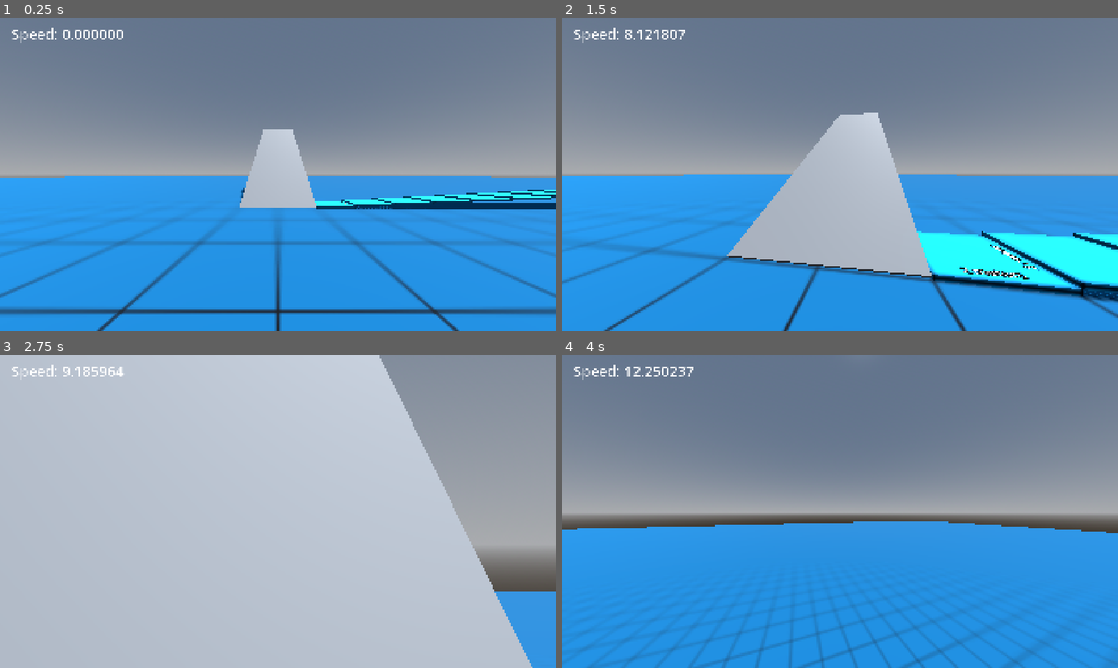
Above: before the commit, frames 1-4 (two rows, left to right).
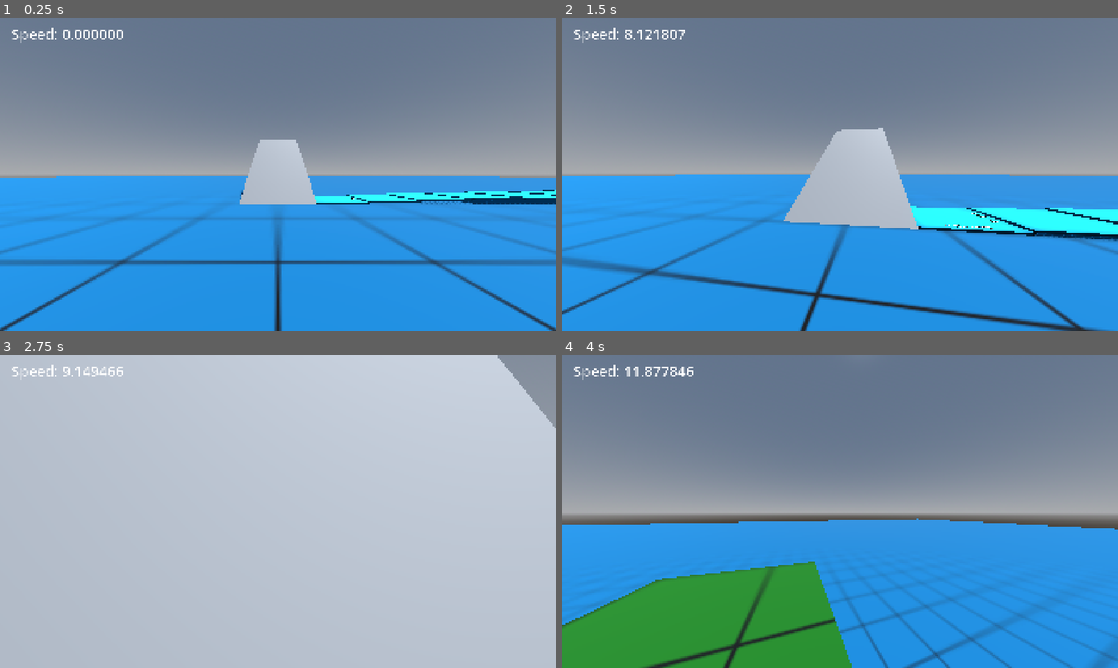
Above: after the commit, the same moments.

Repository: BilgiPasa/3d-first-person-movement-3
Game: Godot game, scene res://Scenes/main_scene.tscn
The game is run twice, just before and just after one commit, with the same random seed, the same clock (stepped at 60 frames per second) and the same inputs.
Inputs (mouse positions are in pixels of both pictures, inside the frame that each line leads up to):
- Up to frame 1 (0.25 s): no input
- Up to frame 2 (1.5 s): tap Enter at 0.5 s; move the mouse to (867, 174) at 0.52 s; hold Shift (crouch) 0.53-1.28 s; hold W (move_forward) from 0.53 s (still down); tap Space (jump) at 0.77, 0.8, 1.07, 1.35 s; move the mouse to (812, 174) at 1.27 s
- Up to frame 3 (2.75 s): keep holding W (move_forward); tap Space (jump) at 1.52, 1.82, 2.3 s; tap Shift (crouch) at 1.55 s; move the mouse to (289, 505) at 2.02 s; hold C (camera_zoom) from 2.03 s (still down)
- Up to frame 4 (4 s): keep holding W (move_forward); move the mouse to (834, 517) at 2.77 s; release C (camera_zoom) at 2.78 s; tap Shift (crouch) at 2.85 s; tap Space (jump) at 3.02, 3.32, 3.77, 3.8 s; move the mouse to (878, 514) at 3.52 s; hold R (run) from 3.53 s (still down)

The runs differ from the first frame. In frame 1, 9.3% of the frame differs, in the area x 0-100%, y 35-100%; in frame 2, 20%, in the area x 0-100%, y 30-100%; in frame 3, 17%; in frame 4, 16%.

Commit message:
Update SmallPlatform, MediumPlatform, LargePlatform, Environment and PlayerAndCamera scenes. Update Player and MainScene scripts. Update to version 0.8.3

Diff:
--- a/Scenes/EnvironmentScenes/environment.tscn
+++ b/Scenes/EnvironmentScenes/environment.tscn
@@ -8,45 +8,45 @@
 
 [sub_resource type="StandardMaterial3D" id="StandardMaterial3D_wkhpl"]
 albedo_texture = ExtResource("1_g5ire")
-uv1_scale = Vector3(0.5, 0.5, 0.5)
+uv1_scale = Vector3(0.25, 0.25, 0.25)
 uv1_triplanar = true
 
 [sub_resource type="BoxMesh" id="BoxMesh_r07tb"]
 material = SubResource("StandardMaterial3D_wkhpl")
-size = Vector3(300, 0.1, 300)
+size = Vector3(400, 0.1, 400)
 
 [sub_resource type="BoxShape3D" id="BoxShape3D_5s483"]
-size = Vector3(300, 0.1, 300)
+size = Vector3(400, 0.1, 400)
 
 [sub_resource type="BoxMesh" id="BoxMesh_icmdk"]
-size = Vector3(4, 0.1, 16)
+size = Vector3(6, 0.1, 16)
 
 [sub_resource type="BoxShape3D" id="BoxShape3D_7lsjx"]
-size = Vector3(4, 0.1, 16)
+size = Vector3(6, 0.1, 16)
 
 [sub_resource type="BoxMesh" id="BoxMesh_wkhpl"]
-size = Vector3(17.5, 0.1, 4)
+size = Vector3(17.5, 0.1, 6)
 
 [sub_resource type="BoxShape3D" id="BoxShape3D_icmdk"]
-size = Vector3(17.5, 0.1, 4)
+size = Vector3(17.5, 0.1, 6)
 
 [sub_resource type="BoxMesh" id="BoxMesh_7lsjx"]
-size = Vector3(21.25, 0.1, 4)
+size = Vector3(21.25, 0.1, 6)
 
 [sub_resource type="BoxShape3D" id="BoxShape3D_wkhpl"]
-size = Vector3(21.25, 0.1, 4)
+size = Vector3(21.25, 0.1, 6)
 
 [sub_resource type="BoxMesh" id="BoxMesh_5s483"]
-size = Vector3(30, 0.1, 4)
+size = Vector3(30, 0.1, 6)
 
 [sub_resource type="BoxShape3D" id="BoxShape3D_r07tb"]
-size = Vector3(30, 0.1, 4)
+size = Vector3(30, 0.1, 6)
 
 [sub_resource type="BoxMesh" id="BoxMesh_8gss0"]
-size = Vector3(58, 0.1, 4)
+size = Vector3(58, 0.1, 6)
 
 [sub_resource type="BoxShape3D" id="BoxShape3D_nic6v"]
-size = Vector3(58, 0.1, 4)
+size = Vector3(58, 0.1, 6)
 
 [node name="Environment" type="Node3D" unique_id=2118310843]
 
@@ -61,7 +61,7 @@
 shape = SubResource("BoxShape3D_5s483")
 
 [node name="Ramp1" type="StaticBody3D" parent="." unique_id=272420716]
-transform = Transform3D(1, 0, 0, 0, 0.8660254, -0.5, 0, 0.5, 0.8660254, 0, 4, -15)
+transform = Transform3D(1, 0, 0, 0, 0.8660254, -0.5, 0, 0.5, 0.8660254, 0, 3.955, -18.975)
 physics_material_override = ExtResource("1_r42gm")
 
 [node name="MeshInstance3D" type="MeshInstance3D" parent="Ramp1" unique_id=747312510]
@@ -71,7 +71,7 @@
 shape = SubResource("BoxShape3D_7lsjx")
 
 [node name="Ramp1MediumPlatf" parent="." unique_id=697687387 instance=ExtResource("3_0neh7")]
-transform = Transform3D(1, 0, 0, 0, 1, 0, 0, 0, 1, 0, 7.995, -23.904999)
+transform = Transform3D(1, 0, 0, 0, 1, 0, 0, 0, 1, 0, 7.945, -28.88)
 
 [node name="60DegreeRamp" type="StaticBody3D" parent="." unique_id=612098239]
 transform = Transform3D(0.49999997, 0.86602545, 0, -0.86602545, 0.49999997, 0, 0, 0, 1, -53.67, 7.395, 10)
@@ -84,7 +84,7 @@
 shape = SubResource("BoxShape3D_icmdk")
 
 [node name="60DegRampLargePlatf" parent="." unique_id=1681733004 instance=ExtResource("4_ihb6g")]
-transform = Transform3D(1, 0, 0, 0, 1, 0, 0, 0, 1, -61, 14.95, 10)
+transform = Transform3D(1, 0, 0, 0, 1, 0, 0, 0, 1, -62, 14.95, 10)
 
 [node name="45DegreeRamp" type="StaticBody3D" parent="." unique_id=1071888534]
 transform = Transform3D(0.70710677, 0.70710677, 0, -0.70710677, 0.70710677, 0, 0, 0, 1, -50.525, 7.455, 35)
@@ -97,7 +97,7 @@
 shape = SubResource("BoxShape3D_wkhpl")
 
 [node name="45DegRampLargePlatf" parent="." unique_id=67593851 instance=ExtResource("4_ihb6g")]
-transform = Transform3D(1, 0, 0, 0, 1, 0, 0, 0, 1, -61, 14.95, 35)
+transform = Transform3D(1, 0, 0, 0, 1, 0, 0, 0, 1, -62, 14.95, 35)
 
 [node name="30DegreeRamp" type="StaticBody3D" parent="." unique_id=1147850264]
 transform = Transform3D(0.8660254, 0.5, 0, -0.5, 0.8660254, 0, 0, 0, 1, -45.035, 7.46, 60)
@@ -110,7 +110,7 @@
 shape = SubResource("BoxShape3D_r07tb")
 
 [node name="30DegRampLargePlatf" parent="." unique_id=1392086093 instance=ExtResource("4_ihb6g")]
-transform = Transform3D(1, 0, 0, 0, 1, 0, 0, 0, 1, -61, 14.95, 60)
+transform = Transform3D(1, 0, 0, 0, 1, 0, 0, 0, 1, -62, 14.95, 60)
 
 [node name="15DegreeRamp" type="StaticBody3D" parent="." unique_id=555822390]
 transform = Transform3D(0.9659258, 0.25881904, 0, -0.25881904, 0.9659258, 0, 0, 0, 1, -30, 7.445, 85)
@@ -125,121 +125,124 @@
 shape = SubResource("BoxShape3D_nic6v")
 
 [node name="15DegRampLargePlatf" parent="." unique_id=1858488330 instance=ExtResource("4_ihb6g")]
-transform = Transform3D(1, 0, 0, 0, 1, 0, 0, 0, 1, -61, 14.95, 85)
+transform = Transform3D(1, 0, 0, 0, 1, 0, 0, 0, 1, -62, 14.95, 85)
 
 [node name="AscendingSmallPlatforms" type="Node3D" parent="." unique_id=566787657]
-transform = Transform3D(1, 0, 0, 0, 1, 0, 0, 0, 1, 3, 0.05, -9)
-
-[node name="2MetersLabel" type="Label3D" parent="AscendingSmallPlatforms" unique_id=1902614645]
-transform = Transform3D(1, 0, 0, 0, -4.371139e-08, 1, 0, -1, -4.371139e-08, 0, 0.055, 0.775)
-text = "2 meters"
-font_size = 44
-
-[node name="2MetersLabel2" type="Label3D" parent="AscendingSmallPlatforms" unique_id=652251630]
-transform = Transform3D(-4.371139e-08, -1, 0, -4.371139e-08, 1.9106855e-15, 1, -1, 4.371139e-08, -4.371139e-08, 0.775, 0.055, 0.1)
-text = "2 meters"
-font_size = 44
+transform = Transform3D(1, 0, 0, 0, 1, 0, 0, 0, 1, 5, 0.05, -14)
+
+[node name="4MetersLabel" type="Label3D" parent="AscendingSmallPlatforms" unique_id=1902614645]
+transform = Transform3D(1, 0, 0, 0, -4.371139e-08, 1, 0, -1, -4.371139e-08, 0, 0.055, 1.6)
+text = "4 meters"
+font_size = 80
+
+[node name="4MetersLabel2" type="Label3D" parent="AscendingSmallPlatforms" unique_id=652251630]
+transform = Transform3D(-4.371139e-08, -1, 0, -4.371139e-08, 1.9106855e-15, 1, -1, 4.371139e-08, -4.371139e-08, 1.6, 0.055, 0.1)
+text = "4 meters"
+font_size = 80
 
 [node name="SmallPlatform" parent="AscendingSmallPlatforms" unique_id=109542825 instance=ExtResource("3_hdpwj")]
 
 [node name="SmallPlatform2" parent="AscendingSmallPlatforms" unique_id=1676548861 instance=ExtResource("3_hdpwj")]
-transform = Transform3D(1, 0, 0, 0, 1, 0, 0, 0, 1, 2, 0.1, 0)
+transform = Transform3D(1, 0, 0, 0, 1, 0, 0, 0, 1, 4, 0.1, 0)
 
 [node name="SmallPlatform3" parent="AscendingSmallPlatforms" unique_id=1124474131 instance=ExtResource("3_hdpwj")]
-transform = Transform3D(1, 0, 0, 0, 1, 0, 0, 0, 1, 4, 0.2, 0)
+transform = Transform3D(1, 0, 0, 0, 1, 0, 0, 0, 1, 8, 0.2, 0)
 
 [node name="SmallPlatform4" parent="AscendingSmallPlatforms" unique_id=2097360291 instance=ExtResource("3_hdpwj")]
-transform = Transform3D(1, 0, 0, 0, 1, 0, 0, 0, 1, 6, 0.3, 0)
+transform = Transform3D(1, 0, 0, 0, 1, 0, 0, 0, 1, 12, 0.3, 0)
 
 [node name="SmallPlatform5" parent="AscendingSmallPlatforms" unique_id=1166683896 instance=ExtResource("3_hdpwj")]
-transform = Transform3D(1, 0, 0, 0, 1, 0, 0, 0, 1, 8, 0.4, 0)
+transform = Transform3D(1, 0, 0, 0, 1, 0, 0, 0, 1, 16, 0.4, 0)
 
 [node name="SmallPlatform6" parent="AscendingSmallPlatforms" unique_id=605256625 instance=ExtResource("3_hdpwj")]
-transform = Transform3D(1, 0, 0, 0, 1, 0, 0, 0, 1, 10, 0.5, 0)
+transform = Transform3D(1, 0, 0, 0, 1, 0, 0, 0, 1, 20, 0.5, 0)
 
 [node name="SmallPlatform7" parent="AscendingSmallPlatforms" unique_id=736670034 instance=ExtResource("3_hdpwj")]
-transform = Transform3D(1, 0, 0, 0, 1, 0, 0, 0, 1, 12, 0.6, 0)
+transform = Transform3D(1, 0, 0, 0, 1, 0, 0, 0, 1, 24, 0.6, 0)
 
 [node name="SmallPlatform8" parent="AscendingSmallPlatforms" unique_id=1843829175 instance=ExtResource("3_hdpwj")]
-transform = Transform3D(1, 0, 0, 0, 1, 0, 0, 0, 1, 14, 0.7, 0)
+transform = Transform3D(1, 0, 0, 0, 1, 0, 0, 0, 1, 28, 0.7, 0)
 
 [node name="SmallPlatform9" parent="AscendingSmallPlatforms" unique_id=379593047 instance=ExtResource("3_hdpwj")]
-transform = Transform3D(1, 0, 0, 0, 1, 0, 0, 0, 1, 16, 0.8, 0)
+transform = Transform3D(1, 0, 0, 0, 1, 0, 0, 0, 1, 32, 0.8, 0)
 
 [node name="SmallPlatform10" parent="AscendingSmallPlatforms" unique_id=538975180 instance=ExtResource("3_hdpwj")]
-transform = Transform3D(1, 0, 0, 0, 1, 0, 0, 0, 1, 18, 0.9, 0)
+transform = Transform3D(1, 0, 0, 0, 1, 0, 0, 0, 1, 36, 0.9, 0)
 
 [node name="SmallPlatform11" parent="AscendingSmallPlatforms" unique_id=1088133508 instance=ExtResource("3_hdpwj")]
-transform = Transform3D(1, 0, 0, 0, 1, 0, 0, 0, 1, 20, 1, 0)
+transform = Transform3D(1, 0, 0, 0, 1, 0, 0, 0, 1, 40, 1, 0)
 
 [node name="SmallPlatform12" parent="AscendingSmallPlatforms" unique_id=366194665 instance=ExtResource("3_hdpwj")]
-transform = Transform3D(1, 0, 0, 0, 1, 0, 0, 0, 1, 22, 1.1, 0)
+transform = Transform3D(1, 0, 0, 0, 1, 0, 0, 0, 1, 44, 1.1, 0)
 
 [node name="SmallPlatform13" parent="AscendingSmallPlatforms" unique_id=1012911633 instance=ExtResource("3_hdpwj")]
-transform = Transform3D(1, 0, 0, 0, 1, 0, 0, 0, 1, 24, 1.2, 0)
+transform = Transform3D(1, 0, 0, 0, 1, 0, 0, 0, 1, 48, 1.2, 0)
 
 [node name="SmallPlatform14" parent="AscendingSmallPlatforms" unique_id=244918340 instance=ExtResource("3_hdpwj")]
-transform = Transform3D(1, 0, 0, 0, 1, 0, 0, 0, 1, 26, 1.3, 0)
+transform = Transform3D(1, 0, 0, 0, 1, 0, 0, 0, 1, 52, 1.3, 0)
 
 [node name="SmallPlatform15" parent="AscendingSmallPlatforms" unique_id=77186398 instance=ExtResource("3_hdpwj")]
-transform = Transform3D(1, 0, 0, 0, 1, 0, 0, 0, 1, 28, 1.4, 0)
+transform = Transform3D(1, 0, 0, 0, 1, 0, 0, 0, 1, 56, 1.4, 0)
 
 [node name="SmallPlatform16" parent="AscendingSmallPlatforms" unique_id=456762179 instance=ExtResource("3_hdpwj")]
-transform = Transform3D(1, 0, 0, 0, 1, 0, 0, 0, 1, 30, 1.5, 0)
+transform = Transform3D(1, 0, 0, 0, 1, 0, 0, 0, 1, 60, 1.5, 0)
 
 [node name="SmallPlatform17" parent="AscendingSmallPlatforms" unique_id=1095612522 instance=ExtResource("3_hdpwj")]
-transform = Transform3D(1, 0, 0, 0, 1, 0, 0, 0, 1, 32, 1.6, 0)
+transform = Transform3D(1, 0, 0, 0, 1, 0, 0, 0, 1, 64, 1.6, 0)
 
 [node name="SmallPlatform18" parent="AscendingSmallPlatforms" unique_id=1868724448 instance=ExtResource("3_hdpwj")]
-transform = Transform3D(1, 0, 0, 0, 1, 0, 0, 0, 1, 34, 1.7, 0)
+transform = Transform3D(1, 0, 0, 0, 1, 0, 0, 0, 1, 68, 1.7, 0)
 
 [node name="SmallPlatform19" parent="AscendingSmallPlatforms" unique_id=1393824182 instance=ExtResource("3_hdpwj")]
-transform = Transform3D(1, 0, 0, 0, 1, 0, 0, 0, 1, 36, 1.8, 0)
+transform = Transform3D(1, 0, 0, 0, 1, 0, 0, 0, 1, 72, 1.8, 0)
 
 [node name="SmallPlatform20" parent="AscendingSmallPlatforms" unique_id=971617299 instance=ExtResource("3_hdpwj")]
-transform = Transform3D(1, 0, 0, 0, 1, 0, 0, 0, 1, 38, 1.9, 0)
+transform = Transform3D(1, 0, 0, 0, 1, 0, 0, 0, 1, 76, 1.9, 0)
 
 [node name="SmallPlatform21" parent="AscendingSmallPlatforms" unique_id=1101004471 instance=ExtResource("3_hdpwj")]
-transform = Transform3D(1, 0, 0, 0, 1, 0, 0, 0, 1, 40, 2, 0)
+transform = Transform3D(1, 0, 0, 0, 1, 0, 0, 0, 1, 80, 2, 0)
 
 [node name="SmallPlatform22" parent="AscendingSmallPlatforms" unique_id=1104718881 instance=ExtResource("3_hdpwj")]
-transform = Transform3D(1, 0, 0, 0, 1, 0, 0, 0, 1, 42, 2.1, 0)
+transform = Transform3D(1, 0, 0, 0, 1, 0, 0, 0, 1, 84, 2.1, 0)
 
 [node name="SmallPlatform23" parent="AscendingSmallPlatforms" unique_id=1603235134 instance=ExtResource("3_hdpwj")]
-transform = Transform3D(1, 0, 0, 0, 1, 0, 0, 0, 1, 44, 2.2, 0)
+transform = Transform3D(1, 0, 0, 0, 1, 0, 0, 0, 1, 88, 2.2, 0)
 
 [node name="SmallPlatform24" parent="AscendingSmallPlatforms" unique_id=821332341 instance=ExtResource("3_hdpwj")]
-transform = Transform3D(1, 0, 0, 0, 1, 0, 0, 0, 1, 46, 2.3, 0)
+transform = Transform3D(1, 0, 0, 0, 1, 0, 0, 0, 1, 92, 2.3, 0)
 
 [node name="SmallPlatform25" parent="AscendingSmallPlatforms" unique_id=1245948688 instance=ExtResource("3_hdpwj")]
-transform = Transform3D(1, 0, 0, 0, 1, 0, 0, 0, 1, 48, 2.4, 0)
+transform = Transform3D(1, 0, 0, 0, 1, 0, 0, 0, 1, 96, 2.4, 0)
 
 [node name="SmallPlatform26" parent="AscendingSmallPlatforms" unique_id=592283082 instance=ExtResource("3_hdpwj")]
-transform = Transform3D(1, 0, 0, 0, 1, 0, 0, 0, 1, 50, 2.5, 0)
+transform = Transform3D(1, 0, 0, 0, 1, 0, 0, 0, 1, 100, 2.5, 0)
 
 [node name="SmallPlatform27" parent="AscendingSmallPlatforms" unique_id=950737617 instance=ExtResource("3_hdpwj")]
-transform = Transform3D(1, 0, 0, 0, 1, 0, 0, 0, 1, 52, 2.6, 0)
+transform = Transform3D(1, 0, 0, 0, 1, 0, 0, 0, 1, 104, 2.6, 0)
 
 [node name="SmallPlatform28" parent="AscendingSmallPlatforms" unique_id=1664722500 instance=ExtResource("3_hdpwj")]
-transform = Transform3D(1, 0, 0, 0, 1, 0, 0, 0, 1, 54, 2.7, 0)
+transform = Transform3D(1, 0, 0, 0, 1, 0, 0, 0, 1, 108, 2.7, 0)
 
 [node name="SmallPlatform29" parent="AscendingSmallPlatforms" unique_id=209458538 instance=ExtResource("3_hdpwj")]
-transform = Transform3D(1, 0, 0, 0, 1, 0, 0, 0, 1, 56, 2.8, 0)
+transform = Transform3D(1, 0, 0, 0, 1, 0, 0, 0, 1, 112, 2.8, 0)
 
 [node name="SmallPlatform30" parent="AscendingSmallPlatforms" unique_id=1217156887 instance=ExtResource("3_hdpwj")]
-transform = Transform3D(1, 0, 0, 0, 1, 0, 0, 0, 1, 58, 2.9, 0)
+transform = Transform3D(1, 0, 0, 0, 1, 0, 0, 0, 1, 116, 2.9, 0)
 
 [node name="SmallPlatform31" parent="AscendingSmallPlatforms" unique_id=916790777 instance=ExtResource("3_hdpwj")]
-transform = Transform3D(1, 0, 0, 0, 1, 0, 0, 0, 1, 60, 3, 0)
+transform = Transform3D(1, 0, 0, 0, 1, 0, 0, 0, 1, 120, 3, 0)
 
 [node name="SmallPlatform32" parent="AscendingSmallPlatforms" unique_id=245263113 instance=ExtResource("3_hdpwj")]
-transform = Transform3D(1, 0, 0, 0, 1, 0, 0, 0, 1, 62, 3.1, 0)
+transform = Transform3D(1, 0, 0, 0, 1, 0, 0, 0, 1, 124, 3.1, 0)
 
 [node name="SmallPlatform33" parent="AscendingSmallPlatforms" unique_id=284755793 instance=ExtResource("3_hdpwj")]
-transform = Transform3D(1, 0, 0, 0, 1, 0, 0, 0, 1, 64, 3.2, 0)
+transform = Transform3D(1, 0, 0, 0, 1, 0, 0, 0, 1, 128, 3.2, 0)
 
 [node name="SmallPlatform34" parent="AscendingSmallPlatforms" unique_id=439786638 instance=ExtResource("3_hdpwj")]
-transform = Transform3D(1, 0, 0, 0, 1, 0, 0, 0, 1, 66, 3.3, 0)
+transform = Transform3D(1, 0, 0, 0, 1, 0, 0, 0, 1, 132, 3.3, 0)
 
 [node name="SmallPlatform35" parent="AscendingSmallPlatforms" unique_id=723546912 instance=ExtResource("3_hdpwj")]
-transform = Transform3D(1, 0, 0, 0, 1, 0, 0, 0, 1, 68, 3.4, 0)
+transform = Transform3D(1, 0, 0, 0, 1, 0, 0, 0, 1, 136, 3.4, 0)
+
+[node name="SmallPlatform36" parent="AscendingSmallPlatforms" unique_id=1143762731 instance=ExtResource("3_hdpwj")]
+transform = Transform3D(1, 0, 0, 0, 1, 0, 0, 0, 1, 140, 3.5, 0)
--- a/Scenes/EnvironmentScenes/large_platform.tscn
+++ b/Scenes/EnvironmentScenes/large_platform.tscn
@@ -5,16 +5,15 @@
 
 [sub_resource type="StandardMaterial3D" id="StandardMaterial3D_wkhpl"]
 albedo_texture = ExtResource("2_xq6vx")
-uv1_scale = Vector3(0.5, 0.5, 0.5)
-uv1_offset = Vector3(0.5, 0, 0.5)
+uv1_scale = Vector3(0.25, 0.25, 0.25)
 uv1_triplanar = true
 
 [sub_resource type="BoxMesh" id="BoxMesh_r07tb"]
 material = SubResource("StandardMaterial3D_wkhpl")
-size = Vector3(6, 0.1, 6)
+size = Vector3(8, 0.1, 8)
 
 [sub_resource type="BoxShape3D" id="BoxShape3D_5s483"]
-size = Vector3(6, 0.1, 6)
+size = Vector3(8, 0.1, 8)
 
 [node name="LargePlatform" type="StaticBody3D" unique_id=1681733004]
 physics_material_override = ExtResource("1_huifd")
--- a/Scenes/EnvironmentScenes/medium_platform.tscn
+++ b/Scenes/EnvironmentScenes/medium_platform.tscn
@@ -5,15 +5,16 @@
 
 [sub_resource type="StandardMaterial3D" id="StandardMaterial3D_qvxe0"]
 albedo_texture = ExtResource("2_tdale")
-uv1_scale = Vector3(0.5, 0.5, 0.5)
+uv1_scale = Vector3(0.25, 0.25, 0.25)
+uv1_offset = Vector3(0.75, 0, 0.75)
 uv1_triplanar = true
 
 [sub_resource type="BoxMesh" id="BoxMesh_r07tb"]
 material = SubResource("StandardMaterial3D_qvxe0")
-size = Vector3(4, 0.1, 4)
+size = Vector3(6, 0.1, 6)
 
 [sub_resource type="BoxShape3D" id="BoxShape3D_5s483"]
-size = Vector3(4, 0.1, 4)
+size = Vector3(6, 0.1, 6)
 
 [node name="MediumPlatform" type="StaticBody3D" unique_id=697687387]
 physics_material_override = ExtResource("1_yb1hd")
--- a/Scenes/EnvironmentScenes/small_platform.tscn
+++ b/Scenes/EnvironmentScenes/small_platform.tscn
@@ -5,16 +5,16 @@
 
 [sub_resource type="StandardMaterial3D" id="StandardMaterial3D_wkhpl"]
 albedo_texture = ExtResource("1_8nhbc")
-uv1_scale = Vector3(0.5, 0.5, 0.5)
+uv1_scale = Vector3(0.25, 0.25, 0.25)
 uv1_offset = Vector3(0.5, 0, 0.5)
 uv1_triplanar = true
 
 [sub_resource type="BoxMesh" id="BoxMesh_5s483"]
 material = SubResource("StandardMaterial3D_wkhpl")
-size = Vector3(2, 0.1, 2)
+size = Vector3(4, 0.1, 4)
 
 [sub_resource type="BoxShape3D" id="BoxShape3D_r07tb"]
-size = Vector3(2, 0.1, 2)
+size = Vector3(4, 0.1, 4)
 
 [node name="SmallPlatform" type="StaticBody3D" unique_id=109542825]
 physics_material_override = ExtResource("1_bkqhc")
--- a/Scenes/player_and_camera.tscn
+++ b/Scenes/player_and_camera.tscn
@@ -28,7 +28,7 @@
 
 [node name="Camera3D" type="Camera3D" parent="CameraHolder" unique_id=1566701192]
 
-[node name="Player" type="RigidBody3D" parent="." unique_id= …(112 unchanged characters)… "grounded_area", "dont_uncrouch_area", "player_coll_shape", "player_mesh_inst", "bump_area", "bump_area_coll_sh")]
+[node name="Player" type="RigidBody3D" parent="." unique_id= …(112 unchanged characters)… "grounded_area", "dont_uncrouch_area", "dont_uncrouch_area_coll_shape", "player_coll_shape", "player_mesh_inst", "bump_area", "bump_area_coll_shape")]
 collision_layer = 2
 physics_material_override = ExtResource("1_a5f1f")
 script = ExtResource("3_t5fc0")
@@ -38,10 +38,11 @@
 jumping_timer = NodePath("JumpingTimer")
 grounded_area = NodePath("GroundedArea")
 dont_uncrouch_area = NodePath("DontUncrouchArea")
+dont_uncrouch_area_coll_shape = NodePath("DontUncrouchArea/CollisionShape3D")
 player_coll_shape = NodePath("PlayerCollShape")
 player_mesh_inst = NodePath("PlayerCollShape/PlayerMeshInst")
 bump_area = NodePath("PlayerCollShape/BumpArea")
-bump_area_coll_sh = NodePath("PlayerCollShape/BumpArea/CollisionShape3D")
+bump_area_coll_shape = NodePath("PlayerCollShape/BumpArea/CollisionShape3D")
 
 [node name="CameraPosition" type="Node3D" parent="Player" unique_id=1390214656]
 transform = Transform3D(1, 0, 0, 0, 1, 0, 0, 0, 1, 0, 0.75, 0)
@@ -62,7 +63,7 @@
 shape = SubResource("SphereShape3D_5s483")
 
 [node name="DontUncrouchArea" type="Area3D" parent="Player" unique_id=174286758]
-transform = Transform3D(1, 0, 0, 0, 1, 0, 0, 0, 1, 0, 0.475, 0)
+transform = Transform3D(1, 0, 0, 0, 1, 0, 0, 0, 1, 0, 0.5, 0)
 collision_layer = 2
 
 [node name="CollisionShape3D" type="CollisionShape3D" parent="Player/DontUncrouchArea" unique_id=266258544]
--- a/Scripts/main_scene.gd
+++ b/Scripts/main_scene.gd
@@ -14,6 +14,7 @@
 	settings_menu.process_mode = Node.PROCESS_MODE_DISABLED
 	settings_menu.hide()
 	Input.mouse_mode = Input.MOUSE_MODE_CAPTURED
+	player_and_camera.position = Vector3(0, player_and_camera.player.PLAYER_HEIGHT / 2, 0)
 
 func _input(event: InputEvent) -> void:
 	if event.is_action_pressed("ui_cancel"): # If "esc" key pressed
--- a/Scripts/player.gd
+++ b/Scripts/player.gd
@@ -19,7 +19,7 @@
 var move_vector_relative_to_world: Vector3
 var lin_vel_in_air_relative_to_cam: Vector3 # linear velocity in air relative to camera
 
-# For optimization in movement
+# For Optimization In Movement
 var trying_to_go_forward_in_air: bool
 var trying_to_go_back_in_air: bool
 var trying_to_go_right_in_air: bool
@@ -69,8 +69,9 @@
 var y_rot_deg: float # This variable is assigned by the player_and_camera script
 
 # Player Sizes
-const PLAYER_HEIGHT: float = 2.0 # Don't make it smaller than 0.9
-const CROUCH_HEIGHT: float = 1.5 # Don't make it smaller than 0.9
+const PLAYER_HEIGHT: float = 2.5 # Don't make it smaller than 0.9
+const CROUCH_HEIGHT_DIFFERENCE: float = 0.5 # Don't make it bigger than 0.5 because if you do, you might see a visual bug
+var crouch_height: float = PLAYER_HEIGHT - CROUCH_HEIGHT_DIFFERENCE
 
 # @export Variables
 @export var camera_position: Node3D
@@ -79,10 +80,11 @@
 @export var jumping_timer: Timer
 @export var grounded_area: Area3D
 @export var dont_uncrouch_area: Area3D
+@export var dont_uncrouch_area_coll_shape: CollisionShape3D # It has a sphere shape
 @export var player_coll_shape: CollisionShape3D # It has a capsule shape
 @export var player_mesh_inst: MeshInstance3D # It has a capsule mesh
 @export var bump_area: Area3D
-@export var bump_area_coll_sh: CollisionShape3D # It has a box shape
+@export var bump_area_coll_shape: CollisionShape3D # It has a box shape
 
 func _ready() -> void:
 	mass = 75
@@ -96,10 +98,11 @@
 	can_jump_timer.wait_time = CAN_JUMP_TIMER_SECONDS
 	jumping_timer.wait_time = JUMPING_TIMER_SECONDS
 	grounded_area.position = Vector3(0, -PLAYER_HEIGHT / 2, 0)
-	dont_uncrouch_area.position = Vector3(0, (PLAYER_HEIGHT / 4) - 0.025, 0)
+	dont_uncrouch_area.position = Vector3(0, (PLAYER_HEIGHT / 2) - player_coll_shape.shape.radius, 0)
+	dont_uncrouch_area_coll_shape.shape.radius = player_coll_shape.shape.radius
 	player_coll_shape.shape.height = PLAYER_HEIGHT
 	player_mesh_inst.mesh.height = PLAYER_HEIGHT
-	bump_area_coll_sh.shape.size.y = (PLAYER_HEIGHT / 2) + 0.1
+	bump_area_coll_shape.shape.size.y = (PLAYER_HEIGHT / 2) + 0.1
 
 # * Get inputs
 func _process(_delta: float) -> void:
@@ -160,15 +163,15 @@
 		return
 
 	if crouch_input && !crouching:
-		camera_position.position = Vector3(0, (CROUCH_HEIGHT / 2) - 0.25, 0)
-		slope_ray_cast.position = Vector3(0, -CROUCH_HEIGHT / 2, 0)
-		grounded_area.position = Vector3(0, -CROUCH_HEIGHT / 2, 0)
-		player_coll_shape.shape.height = CROUCH_HEIGHT
-		player_mesh_inst.mesh.height = CROUCH_HEIGHT
-		bump_area_coll_sh.shape.size.y = (CROUCH_HEIGHT / 2) + 0.1
+		camera_position.position = Vector3(0, (crouch_height / 2) - 0.25, 0)
+		slope_ray_cast.position = Vector3(0, -crouch_height / 2, 0)
+		grounded_area.position = Vector3(0, -crouch_height / 2, 0)
+		player_coll_shape.shape.height = crouch_height
+		player_mesh_inst.mesh.height = crouch_height
+		bump_area_coll_shape.shape.size.y = (crouch_height / 2) + 0.1
 
 		if grounded:
-			position.y -= (PLAYER_HEIGHT / 2) - (CROUCH_HEIGHT / 2)
+			position.y -= CROUCH_HEIGHT_DIFFERENCE / 2
 
 		crouching = true
 	elif crouching:
@@ -176,14 +179,14 @@
 
 		if !crouch_input && !dont_uncrouch:
 			if grounded:
-				position.y += (PLAYER_HEIGHT / 2) - (CROUCH_HEIGHT / 2)
-
-			camera_position.position = Vector3(0, (PLAYER_HEIGHT / 2) - 0.25, 0)
+				position.y += CROUCH_HEIGHT_DIFFERENCE / 2
+
 			slope_ray_cast.position = Vector3(0, -PLAYER_HEIGHT / 2, 0)
 			grounded_area.position = Vector3(0, -PLAYER_HEIGHT / 2, 0)
 			player_coll_shape.shape.height = PLAYER_HEIGHT
 			player_mesh_inst.mesh.height = PLAYER_HEIGHT
-			bump_area_coll_sh.shape.size.y = (PLAYER_HEIGHT / 2) + 0.1
+			bump_area_coll_shape.shape.size.y = (PLAYER_HEIGHT / 2) + 0.1
+			camera_position.position = Vector3(0, (PLAYER_HEIGHT / 2) - 0.25, 0)
 			crouching = false
 
 func handle_linear_damp() -> void:
--- a/project.godot
+++ b/project.godot
@@ -11,7 +11,7 @@
 [application]
 
 config/name="3d-first-person-movement-3"
-config/version="0.8.2"
+config/version="0.8.3"
 run/main_scene="uid://vqg7uhh4omn8"
 config/features=PackedStringArray("4.7", "Forward Plus")
 config/icon="uid://bvutxnch1t6g1"
